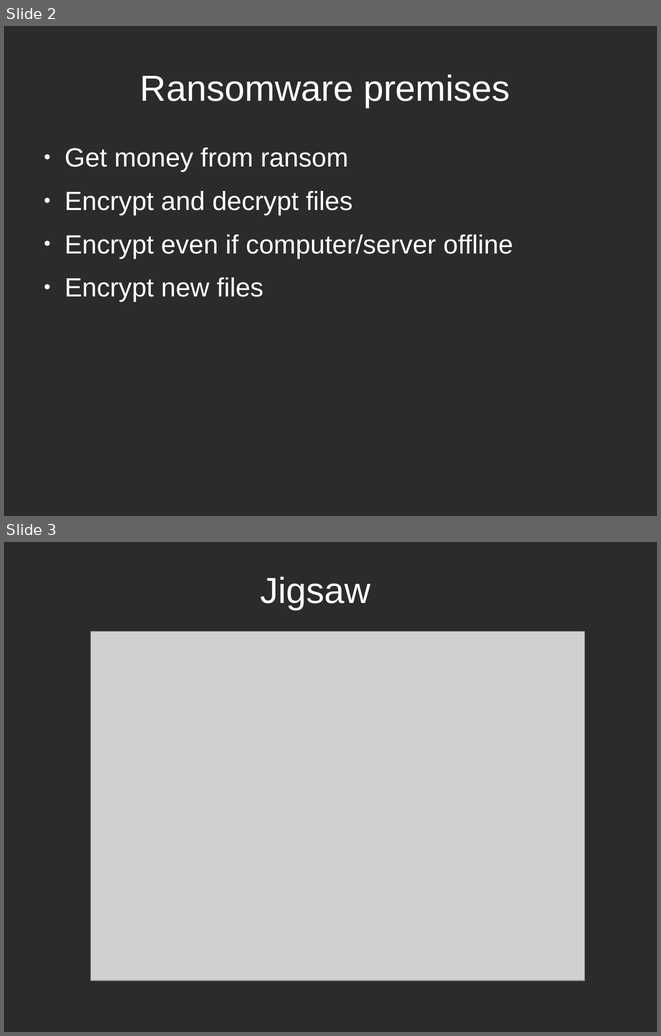
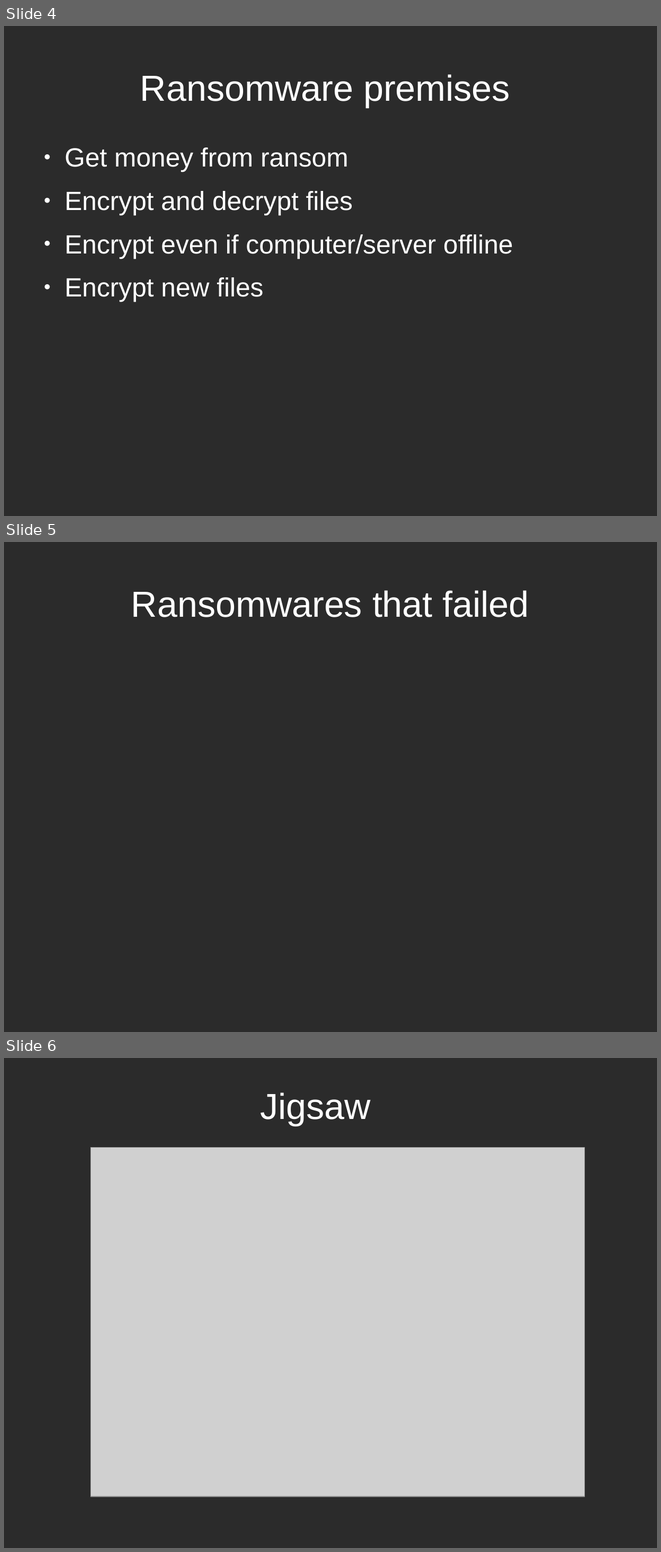
Before and after one commit to tarcisio-marinho/GonnaCry, a slide deck: Python/talk/na_beira_do_rio.odp. Shown one above the other, each under a label of ours: slides 2 and 3 before the commit, slides 4, 5 and 6 after it. The pictures are 661x1036 and 661x1552 pixels, drawn with LibreOffice and Linux fonts; fonts in the diff are those of the drawing; grey boxes stand for pictures; background and template pictures are left out; a plain dark background stands for a picture behind light text. Boxes give left, top, right and bottom in pixels: in the first picture for what was removed or moved away, otherwise in the second. Text is boxed around its words. In the diff, an @@ line names an element or a change of style, - is before the commit and + after.

```diff
--- a/Python/talk/na_beira_do_rio.odp
+++ b/Python/talk/na_beira_do_rio.odp
@@ slide 5 added at (x1=4, y1=542, x2=657, y2=1032), background picture (left out) @@
@@ title added at (x1=131, y1=590, x2=529, y2=617), 44 pt, text #FFFFFF @@
+Ransomwares that failed
@@ what was slide 2 is now slide 4 @@
@@ what was slide 3 is now slide 6 @@
```
Also in this commit, not shown: 1 slide changed, 3 other slides added.
